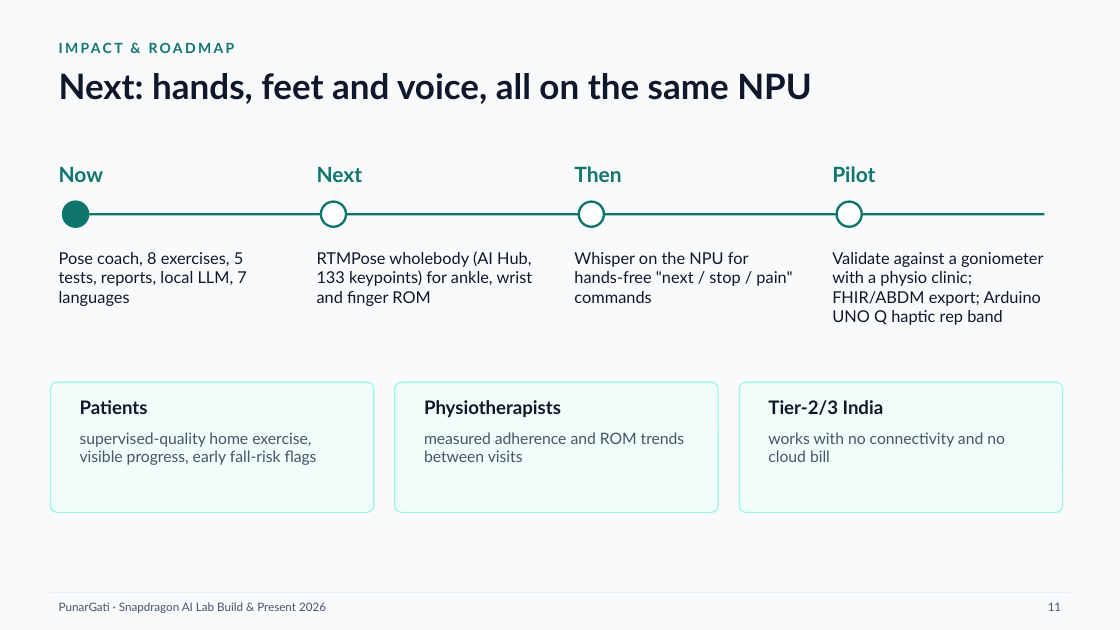
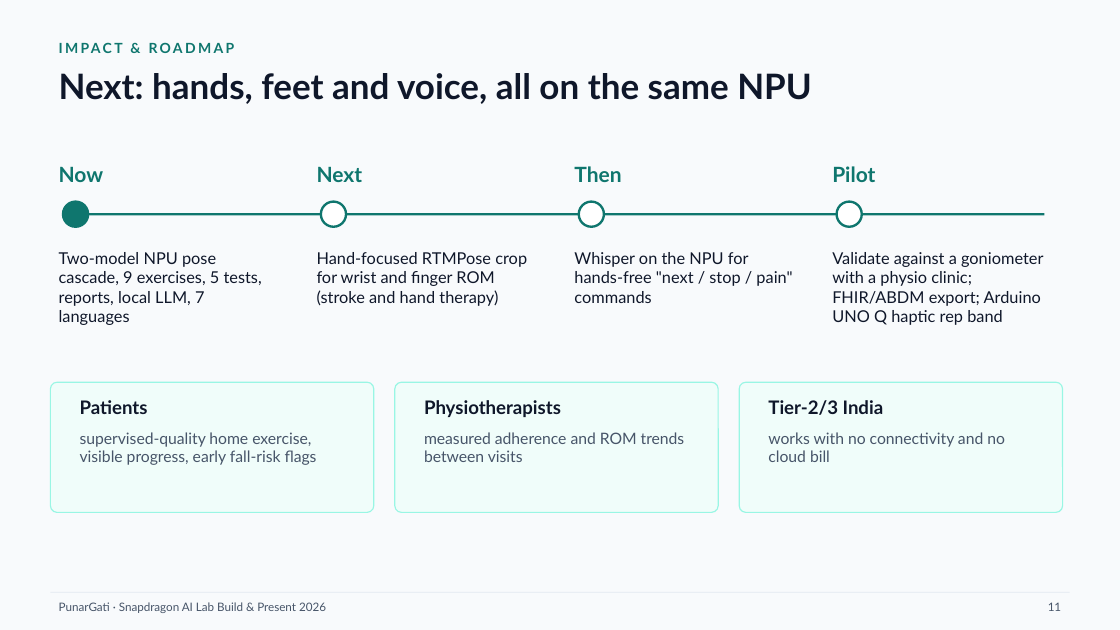
Before and after one commit to Sachin0496/punargati, a slide deck: slide 11 of deck/PunarGati.pptx. Drawn at 1120x630 pixels with LibreOffice and Linux fonts; fonts in the diff are those of the drawing. Boxes give left, top, right and bottom in pixels: in the first picture for what was removed or moved away, otherwise in the second. Text is boxed around its words. In the diff, an @@ line names an element or a change of style, - is before the commit and + after.

```diff
--- a/deck/PunarGati.pptx
+++ b/deck/PunarGati.pptx
@@ text at (59,252,262,325): text changed @@
-Pose coach, 8 exercises, 5 tests, reports, local LLM, 7 languages
+Two-model NPU pose cascade, 9 exercises, 5 tests, reports, local LLM, 7 languages
@@ text at (317,252,527,306): text changed @@
-RTMPose wholebody (AI Hub, 133 keypoints) for ankle, wrist and finger ROM
+Hand-focused RTMPose crop for wrist and finger ROM (stroke and hand therapy)
```
Also in this commit, not shown: 3 other slides changed, 6 other files.
